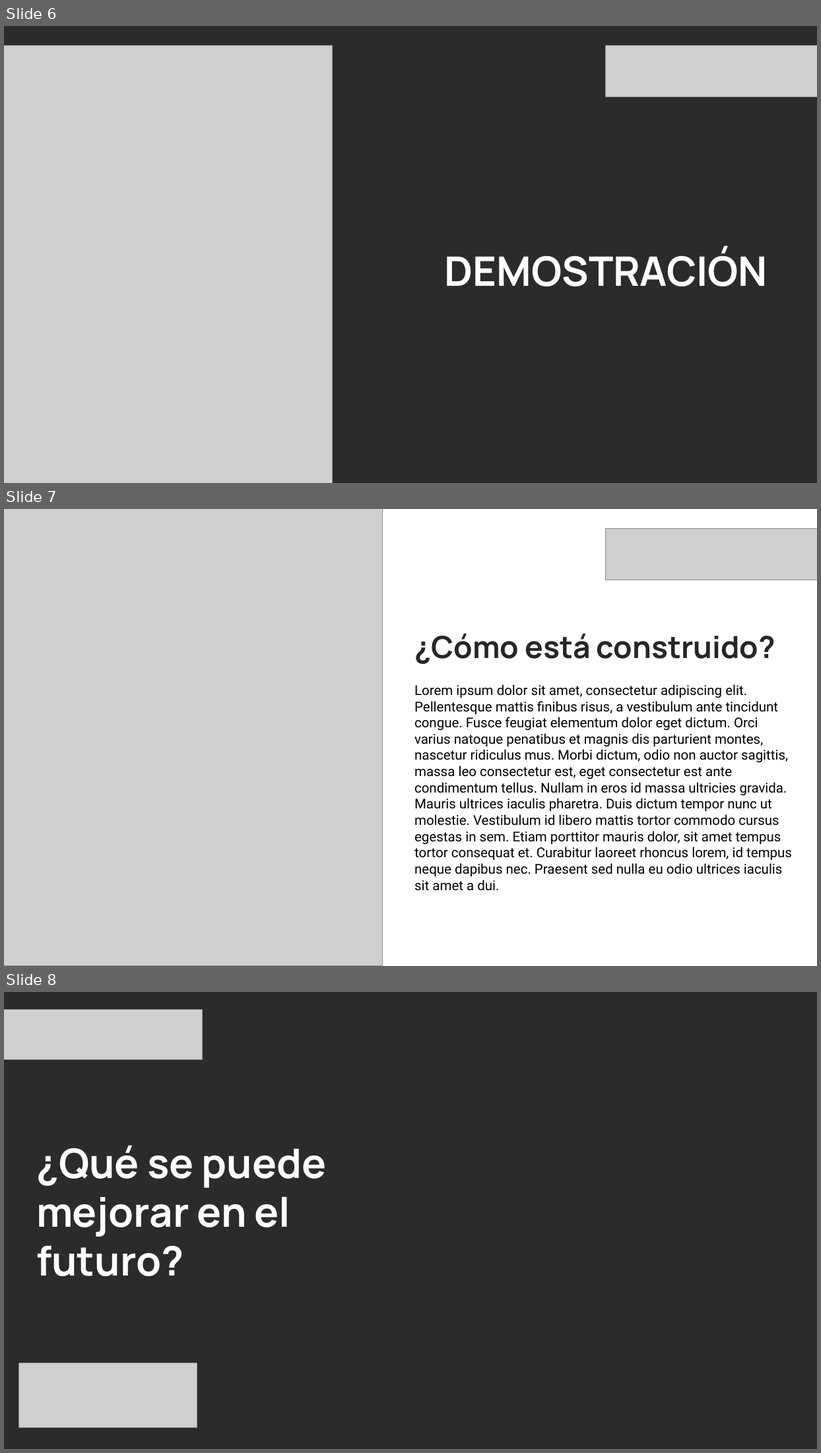
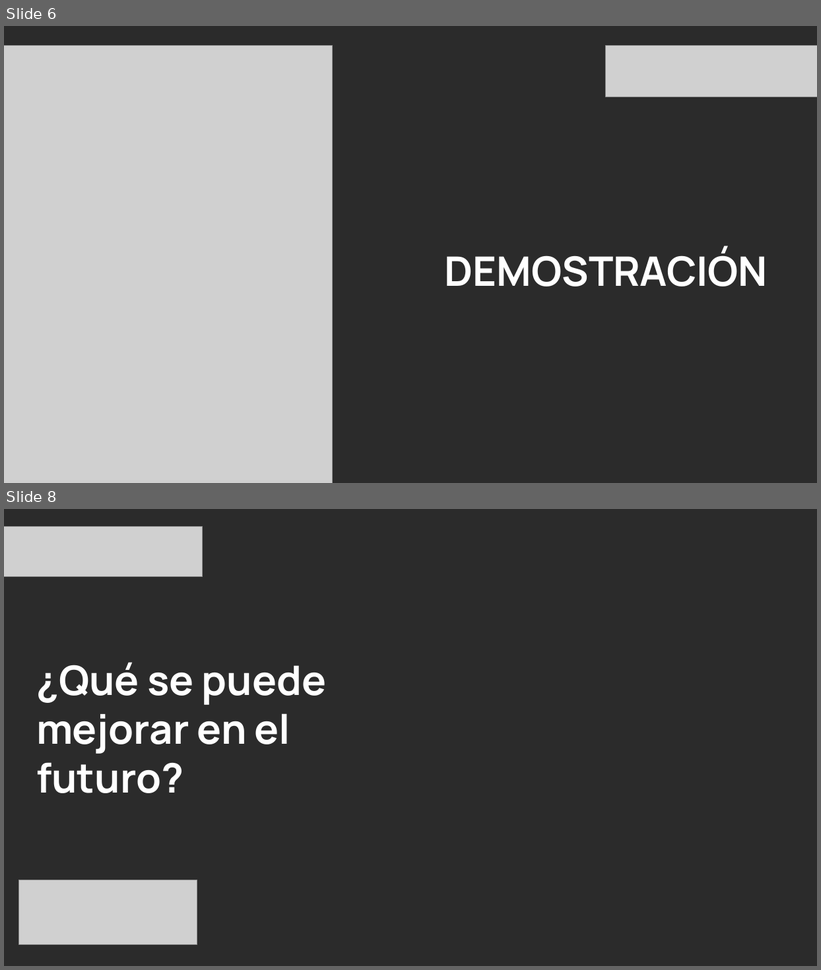
Before and after one commit to wilda1308/LuWi_Reparaciones, a slide deck: docs/Presentación Reparaciones LUWI SIE 2026.pptx. Shown one above the other, each under a label of ours: slides 6, 7 and 8 before the commit, slides 6 and 8 after it; the slides between them are not shown. The pictures are 821x1453 and 821x970 pixels, drawn with LibreOffice and Linux fonts; fonts in the diff are those of the drawing; grey boxes stand for pictures; background and template pictures are left out; a plain dark background stands for a picture behind light text. Boxes give left, top, right and bottom in pixels: in the first picture for what was removed or moved away, otherwise in the second. Text is boxed around its words. In the diff, an @@ line names an element or a change of style, - is before the commit and + after.

```diff
--- a/docs/Presentación Reparaciones LUWI SIE 2026.pptx
+++ b/docs/Presentación Reparaciones LUWI SIE 2026.pptx
@@ slide 7 removed at (x1=4, y1=509, x2=817, y2=966), background #FFFFFF @@
@@ picture removed at (x1=4, y1=509, x2=383, y2=966) @@
@@ picture removed at (x1=606, y1=529, x2=817, y2=580) @@
@@ text removed at (x1=415, y1=634, x2=776, y2=664) @@
-¿Cómo está construido?
@@ text removed at (x1=415, y1=685, x2=792, y2=877) @@
-Lorem ipsum dolor sit amet, consectetur adipiscing elit. Pellentesque mattis finibus risus, a vestibulum ante tincidunt congue. Fusce feugiat elementum dolor eget dictum. Orci varius natoque penatibus et magnis dis parturient montes, nascetur ridiculus mus. Morbi dictum, odio non auctor sagittis, massa leo consectetur est, eget consectetur est ante condimentum tellus. Nullam in eros id massa ultricies gravida. Mauris ultrices iaculis pharetra. Duis dictum tempor nunc ut molestie. Vestibulum id libero mattis tortor commodo cursus egestas in sem. Etiam porttitor mauris dolor, sit amet tempus tortor consequat et. Curabitur laoreet rhoncus lorem, id tempus neque dapibus nec. Praesent sed nulla eu odio ultrices iaculis sit amet a dui.
```
Also in this commit, not shown: 5 slides changed, 2 slides added, 1 other slide removed, 1 other file.
